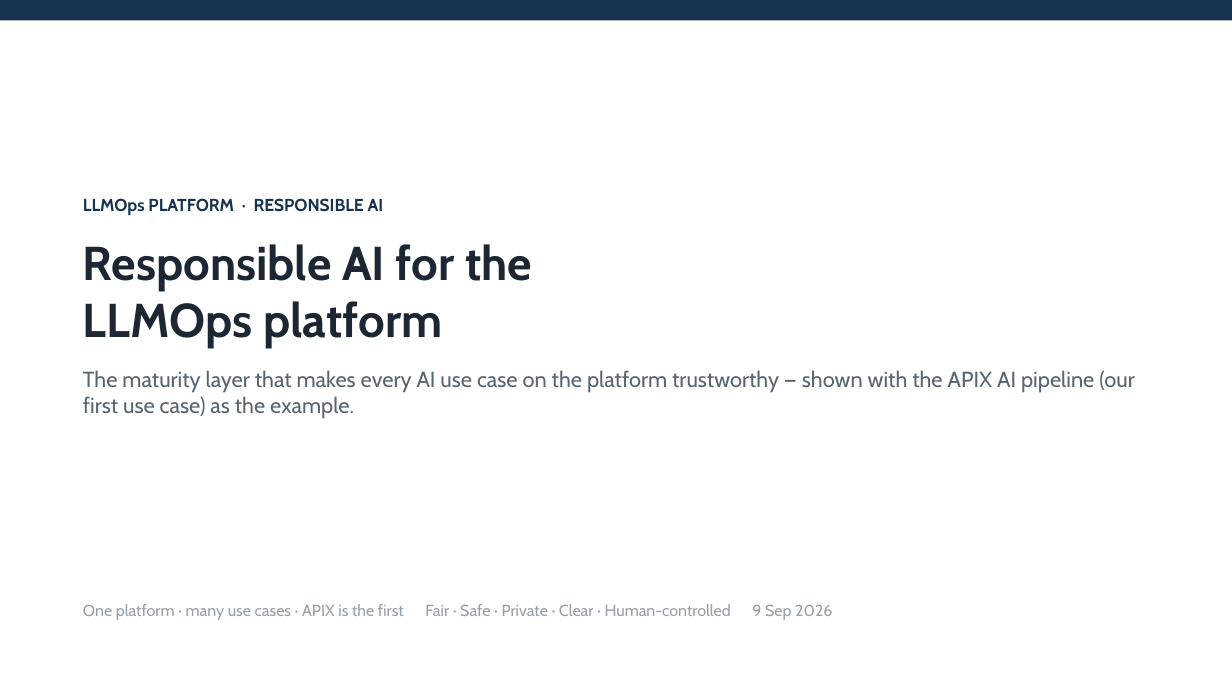
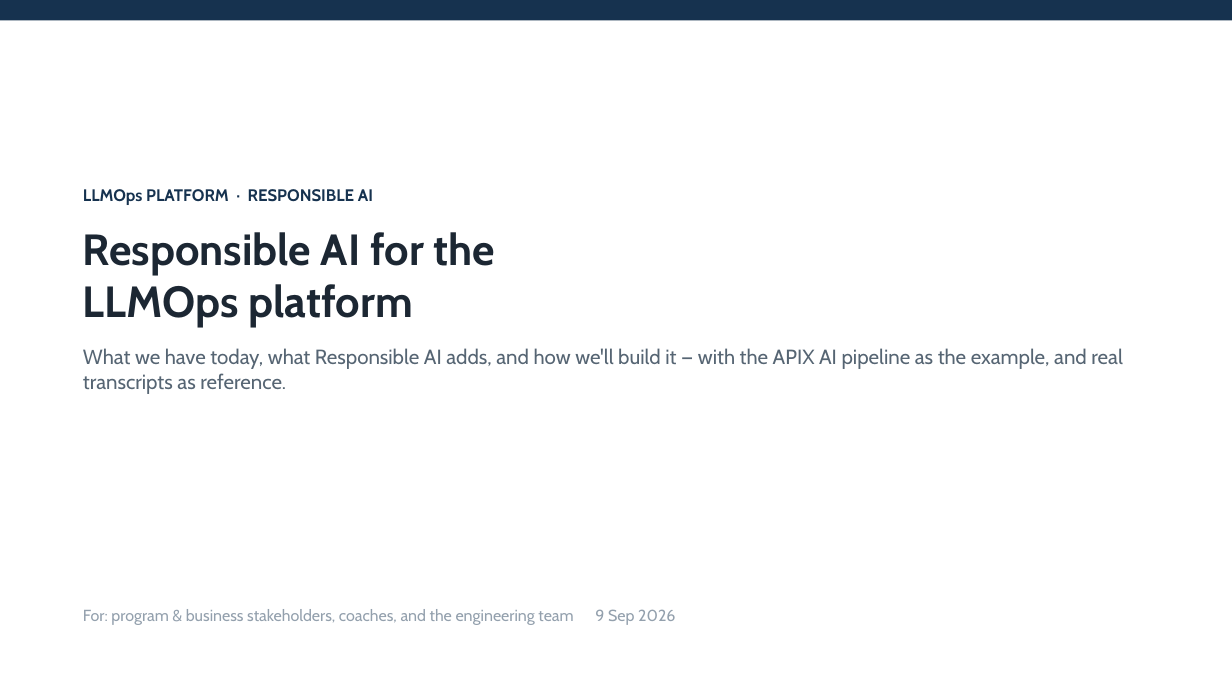
Before and after one commit to shyamanugu/LLMOps, a slide deck: slide 1 of usecases/ai_pipeline 2/docs/Responsible_AI_LLMOps.pptx. Drawn at 1232x693 pixels with LibreOffice and Linux fonts; fonts in the diff are those of the drawing. Boxes give left, top, right and bottom in pixels: in the first picture for what was removed or moved away, otherwise in the second. Text is boxed around its words. In the diff, an @@ line names an element or a change of style, - is before the commit and + after.

Commit message:
Rebuild RAI deck: story arc + per-category examples with technical implementation + intended users

```diff
--- a/usecases/ai_pipeline 2/docs/Responsible_AI_LLMOps.pptx
+++ b/usecases/ai_pipeline 2/docs/Responsible_AI_LLMOps.pptx
@@ text "LLMOps PLATFORM · RESPONSIBLE AI" moved from (x1=83, y1=198, x2=1134, y2=419) to (x1=83, y1=189, x2=1122, y2=394) @@
@@ text at (x1=83, y1=189, x2=495, y2=327): size 13.5 to 13 pt in "LLMOps PLATFORM · RESPONSIBLE AI"; size 37 to 34 pt in "Responsible AI for the", "LLMOps platform"; less space between paragraphs @@
@@ text at (x1=83, y1=348, x2=1122, y2=394): text changed; size 17 to 16 pt @@
-The maturity layer that makes every AI use case on the platform trustworthy — shown with the APIX AI pipeline (our first use case) as the example.
+What we have today, what Responsible AI adds, and how we'll build it — with the APIX AI pipeline as the example, and real transcripts as reference.
@@ text at (x1=83, y1=609, x2=675, y2=625): text changed @@
-One platform · many use cases · APIX is the first Fair · Safe · Private · Clear · Human-controlled 9 Sep 2026
+For: program & business stakeholders, coaches, and the engineering team 9 Sep 2026
```
Also in this commit, not shown: 9 slides added, 7 slides removed.
